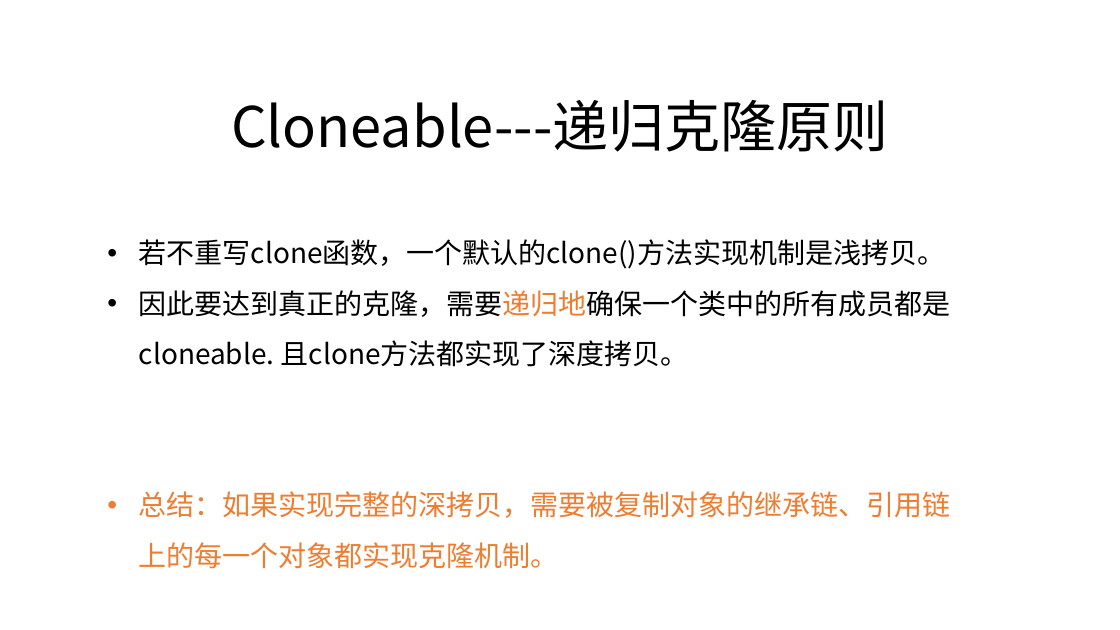
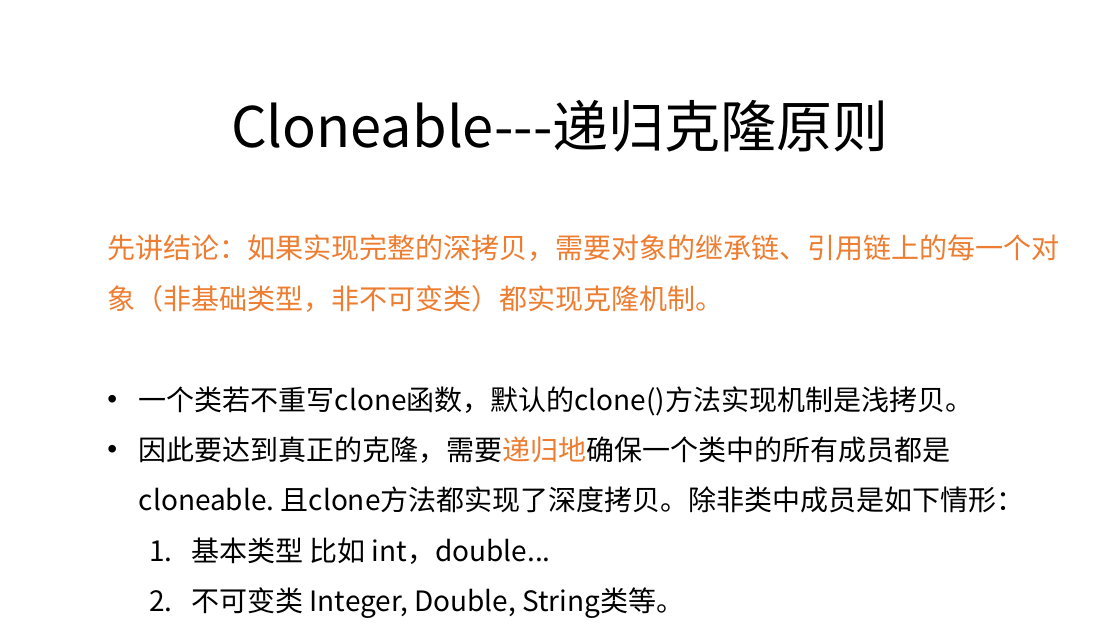
Before and after one commit to zjyesir/hmc_java_1, a slide deck: slide 25 of ppt/12.抽象类和接口.pptx (slide 24 before the commit). Drawn at 1120x630 pixels with LibreOffice and Linux fonts; fonts in the diff are those of the drawing; background and template pictures are left out. Boxes give left, top, right and bottom in pixels: in the first picture for what was removed or moved away, otherwise in the second. Text is boxed around its words. In the diff, an @@ line names an element or a change of style, - is before the commit and + after.

```diff
--- a/ppt/12.抽象类和接口.pptx
+++ b/ppt/12.抽象类和接口.pptx
@@ text at (107,234,1059,618): text changed @@
-• 若不重写clone函数，一个默认的clone()方法实现机制是浅拷贝。
-• 因此要达到真正的克隆，需要递归地确保一个类中的所有成员都是cloneable. 且clone方法都实现了深度拷贝。
-• 总结：如果实现完整的深拷贝，需要被复制对象的继承链、引用链上的每一个对象都实现克隆机制。
+先讲结论：如果实现完整的深拷贝，需要对象的继承链、引用链上的每一个对象（非基础类型，非不可变类）都实现克隆机制。
+• 一个类若不重写clone函数，默认的clone()方法实现机制是浅拷贝。
+• 因此要达到真正的克隆，需要递归地确保一个类中的所有成员都是cloneable. 且clone方法都实现了深度拷贝。除非类中成员是如下情形：
+  1. 基本类型 比如 int，double...
+  2. 不可变类 Integer, Double, String类等。
```
Also in this commit, not shown: 15 other slides changed, 6 slides added, 2 slides removed, 3 other files.
